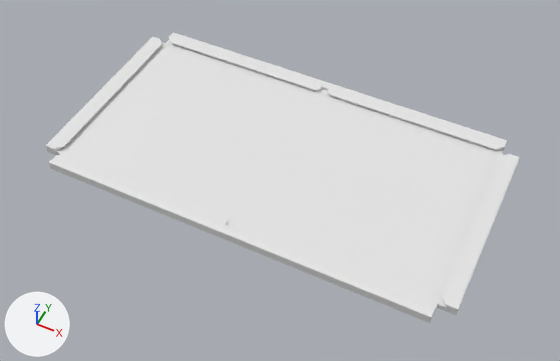
Renders of the Blender file Sources/Blender/table.blend from each side of a commit.
Rendered twice from a camera (50 mm lens) standing at (2.17, -4.36, 5.08) and looking at (0.06, -0.15, -0.18). Every picture has the same lights, and +X, +Y and +Z are marked at lower left.

The first picture shows 'BottomCushion', 'BottomFrame', 'BottomLeftSideCushion', 'BottomRightSideCushion', 'LeftFrame', 'PlayingArea', 'RightFrame', 'TopCushion', 'TopFrame', 'TopLeftSideCushion', 'TopRightSideCushion'.
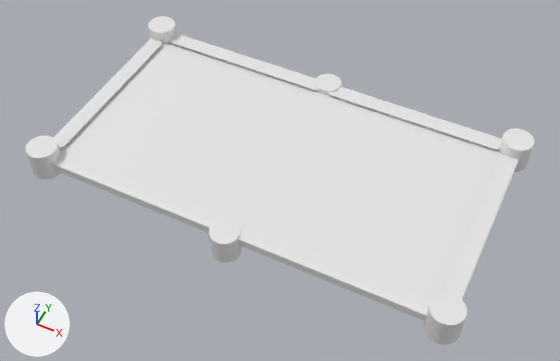
What differs and where, as boxes [x1, y1, x2, y2] in the pictures (560 x 361 px):
'CylinderCorner', added: after [25, 16, 535, 345]
'CylindeSide', added: after [209, 74, 341, 263]

The change in detail:
Mesh me_cylinder_001 is new.
It is a 32-sided cylinder along z spanning x -1.0..1.0, y -1.0..1.0, z -1.0..1.0.
Object 'CylindeSide' (ob_cylindeside) is new; it shows me_cylinder_001.
Its location is (0.0, 1.036, -0.081).
Its scale is (0.128, 0.128, 0.128).
It gains a MIRROR modifier named 'Mirror'.
Modifier setting: use_axis = (False, True, False).
Modifier setting: mirror_object = ob_playingarea.
Object 'CylinderCorner' (ob_cylindercorner) is new; it shows a copy of me_cylinder_001.
Its location is (1.879, 0.99, 0.0).
Its scale is (0.14, 0.14, 0.14).
It gains a MIRROR modifier named 'Mirror'.
Modifier setting: use_axis = (True, True, False).
Modifier setting: mirror_object = ob_playingarea.
